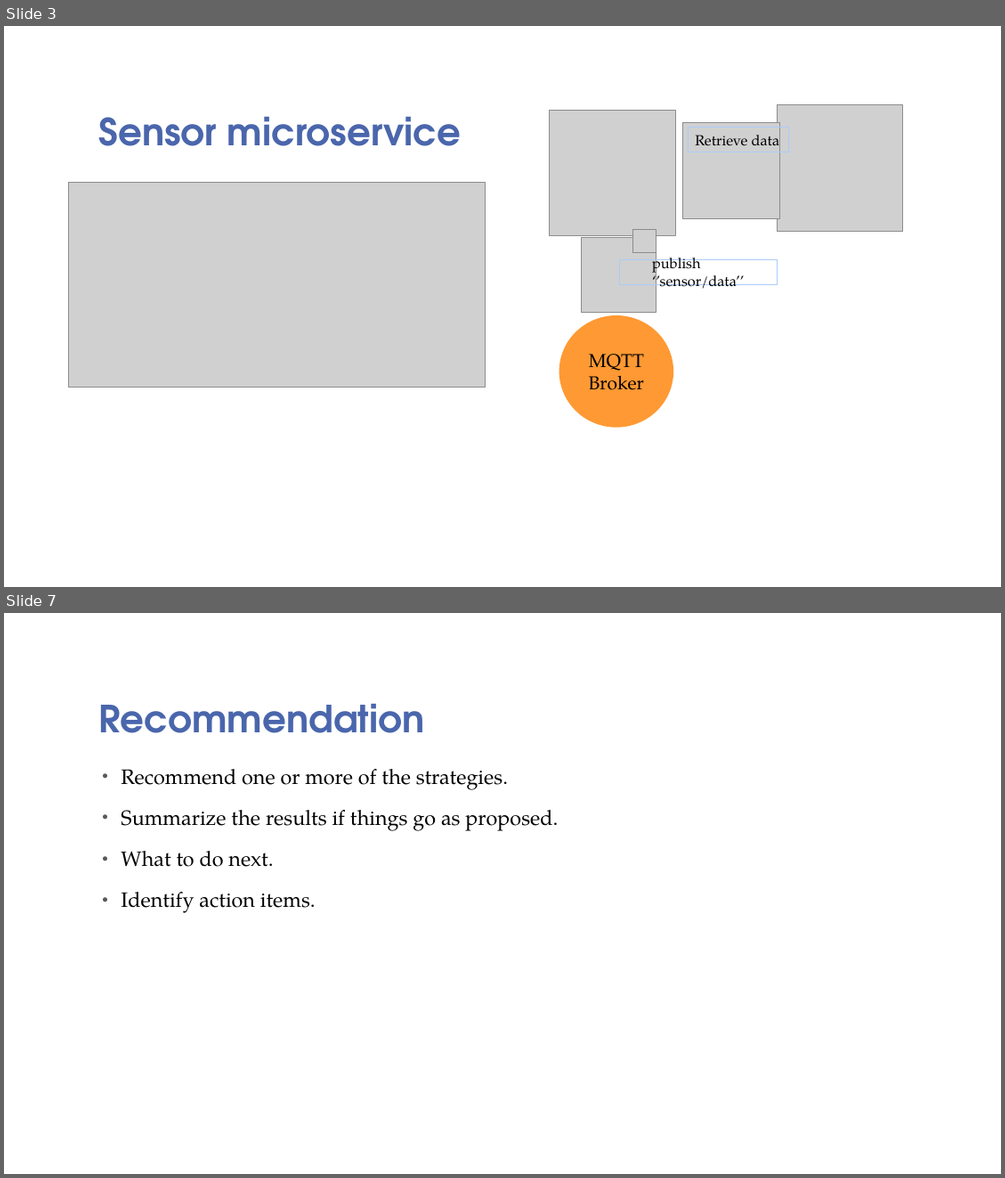
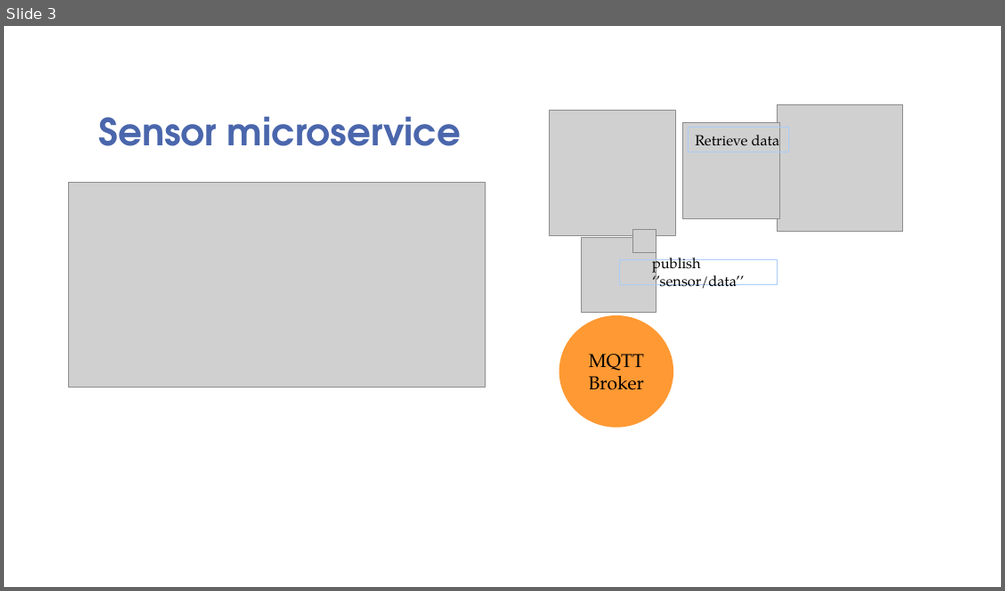
Before and after one commit to deutschah/IOT2, a slide deck: Internet stvari i servisa2.pptx. Shown one above the other, each under a label of ours: slides 3 and 7 before the commit, slide 3 after it; the slides between them are not shown. The pictures are 1005x1178 and 1005x591 pixels, drawn with LibreOffice and Linux fonts; fonts in the diff are those of the drawing; grey boxes stand for pictures; background and template pictures are left out. Boxes give left, top, right and bottom in pixels: in the first picture for what was removed or moved away, otherwise in the second. Text is boxed around its words. In the diff, an @@ line names an element or a change of style, - is before the commit and + after.

```diff
--- a/Internet stvari i servisa2.pptx
+++ b/Internet stvari i servisa2.pptx
@@ slide 7 removed at (4, 613, 1001, 1174), background picture (left out) @@
@@ title removed at (98, 704, 424, 733) @@
-Recommendation
@@ text removed at (121, 769, 558, 913) @@
-• Recommend one or more of the strategies.
-• Summarize the results if things go as proposed.
-• What to do next.
-• Identify action items.
```
Also in this commit, not shown: 3 slides changed, 1 slide added, 11 other files.
